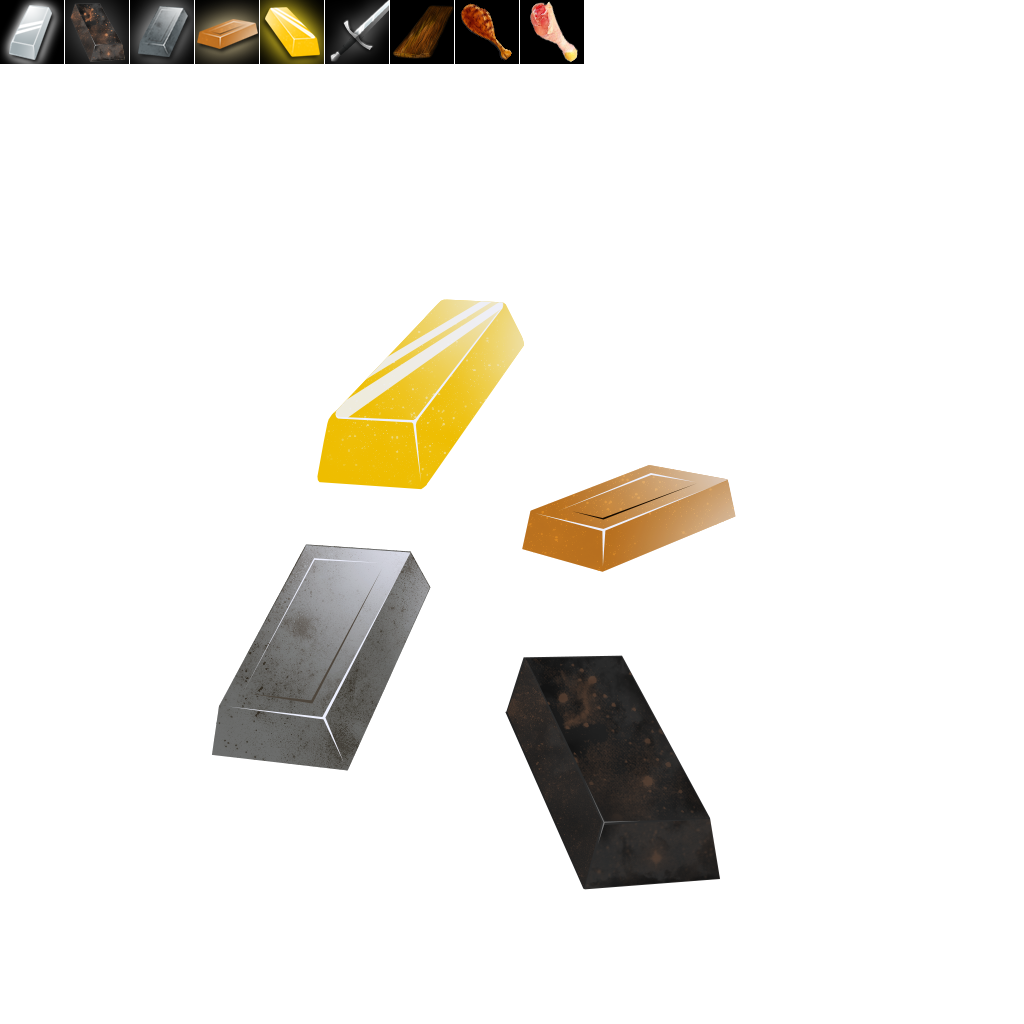
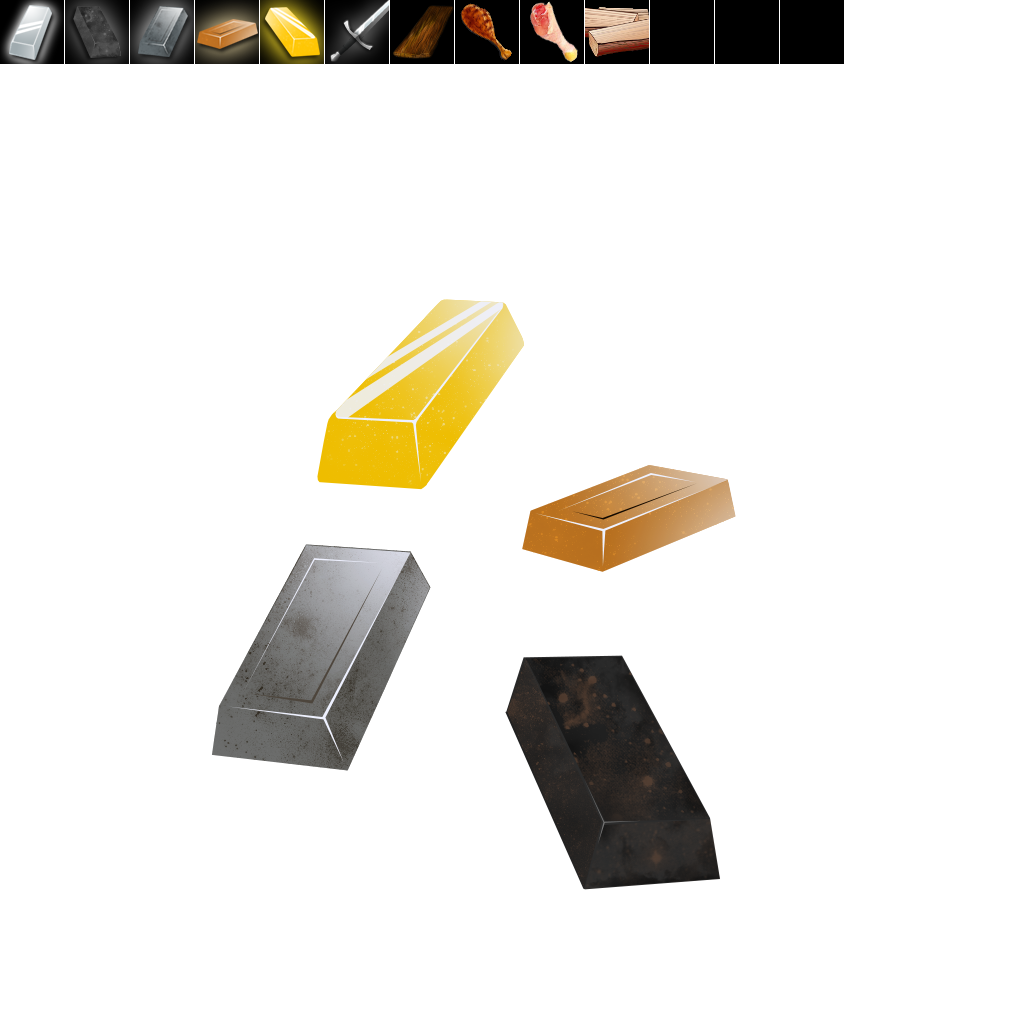
The second 1024 × 1024 image is a revision of the first. Changes to its layers:
painted on "SmallIcons" over (x1=65, y1=0, x2=649, y2=64)
painted on "Squares" over (x1=585, y1=0, x2=844, y2=64)
